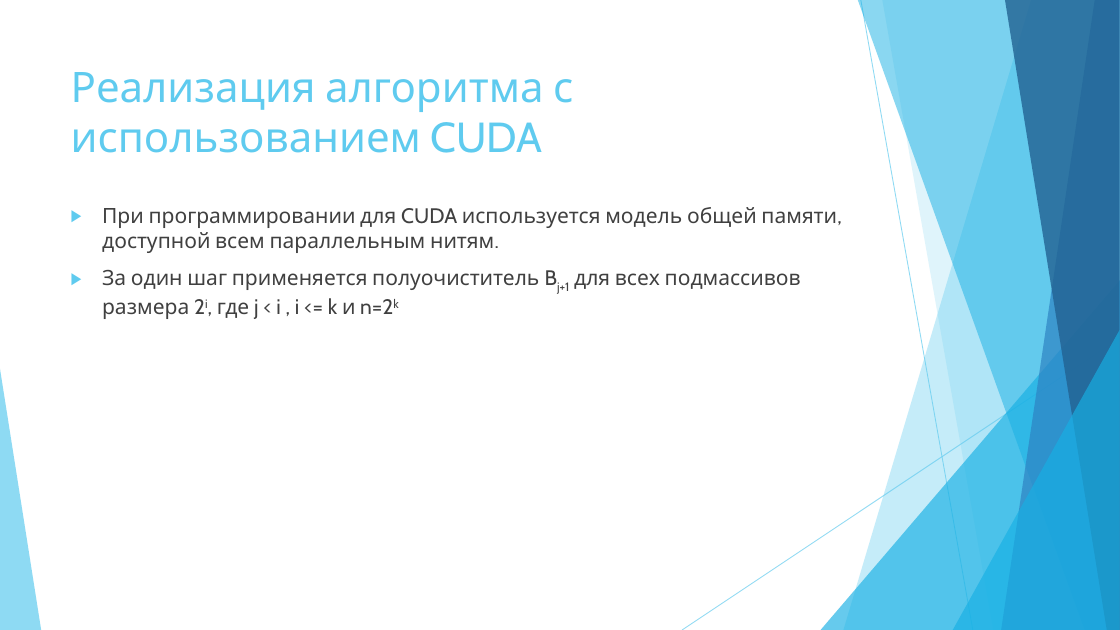
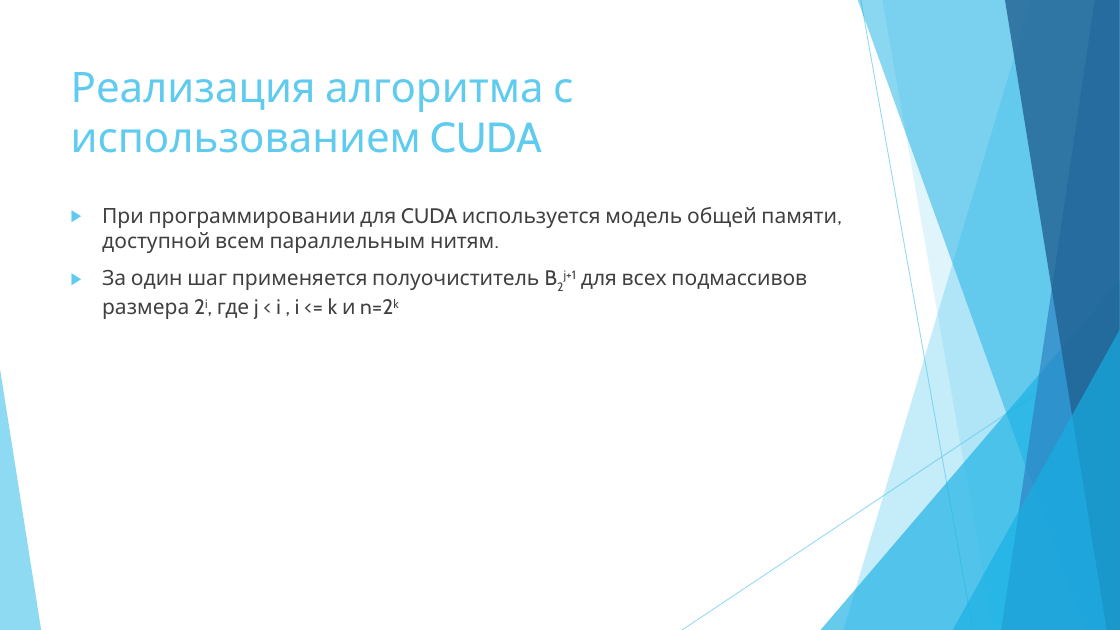
Before and after one commit to dprotopopov/ParallelSorting, a slide deck: slide 15 of Битоническая сортировка.pptx. Drawn at 1120x630 pixels with LibreOffice and Linux fonts; fonts in the diff are those of the drawing. Boxes give left, top, right and bottom in pixels: in the first picture for what was removed or moved away, otherwise in the second. Text is boxed around its words. In the diff, an @@ line names an element or a change of style, - is before the commit and + after.

```diff
--- a/Битоническая сортировка.pptx
+++ b/Битоническая сортировка.pptx
@@ text at (102,270,807,319): text changed @@
-▶ За один шаг применяется полуочиститель Bj+1 для всех подмассивов размера 2i, где j < i , i <= k и n=2k
+▶ За один шаг применяется полуочиститель B2j+1 для всех подмассивов размера 2i, где j < i , i <= k и n=2k
```
Also in this commit, not shown: 2 slides added, 4 other files.
